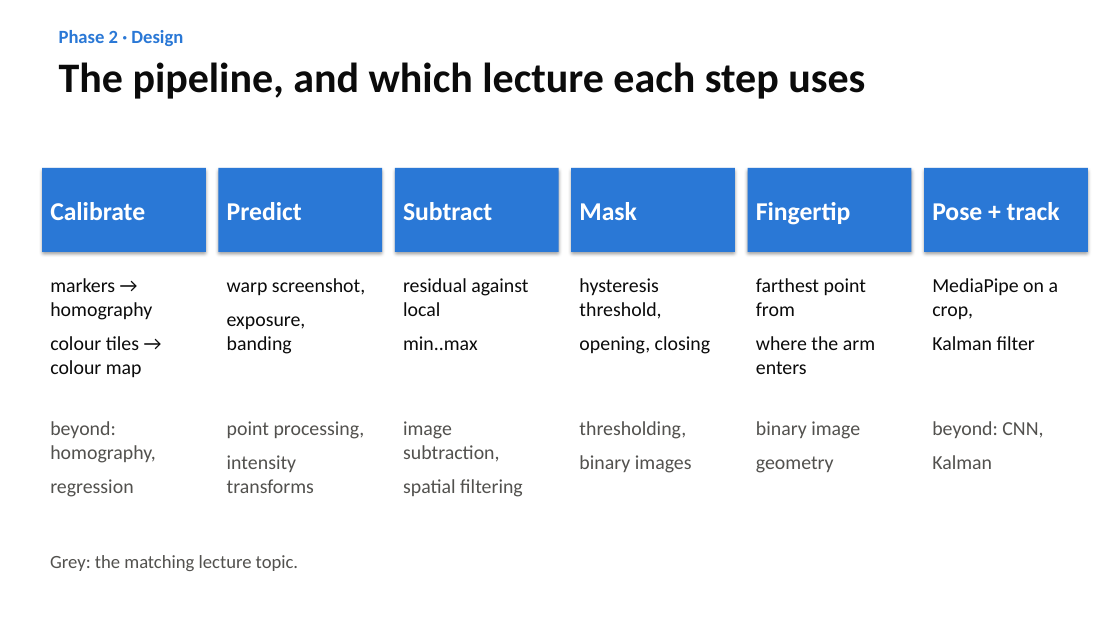
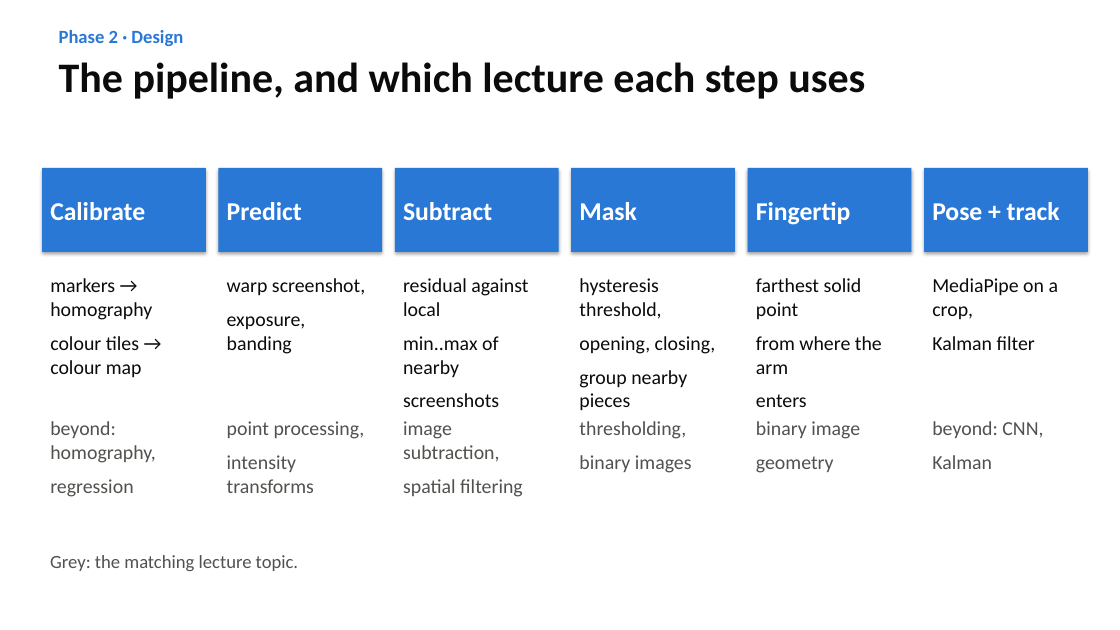
Before and after one commit to jweaker/visiontouch, a slide deck: slide 5 of docs/slides/VisionTouch.pptx. Drawn at 1120x630 pixels with LibreOffice and Linux fonts; fonts in the diff are those of the drawing. Boxes give left, top, right and bottom in pixels: in the first picture for what was removed or moved away, otherwise in the second. Text is boxed around its words. In the diff, an @@ line names an element or a change of style, - is before the commit and + after.

```diff
--- a/docs/slides/VisionTouch.pptx
+++ b/docs/slides/VisionTouch.pptx
@@ text at (756, 278, 882, 407): text changed @@
-farthest point from
-where the arm enters
+farthest solid point
+from where the arm
+enters
@@ text at (403, 336, 499, 407): text changed @@
-min..max
+min..max of nearby
+screenshots
@@ text at (579, 336, 716, 411): text changed @@
-opening, closing
+opening, closing,
+group nearby pieces
```
Also in this commit, not shown: 1 other slide changed, 18 other files.
